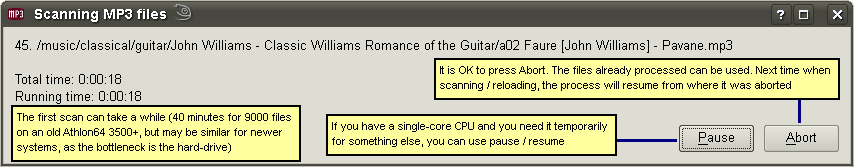
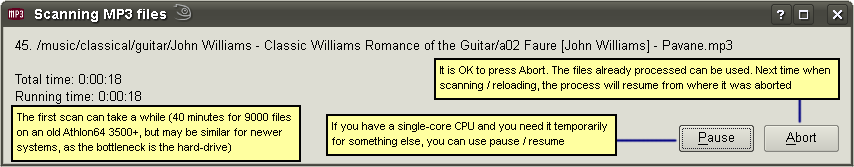
Before/after of a 854 x 167 layered artwork. What changed in the layer stack:
added layer "Pasted Layer" above "New Layer" over [617, 100, 802, 143]
hid "New Layer" over [617, 100, 801, 142]
